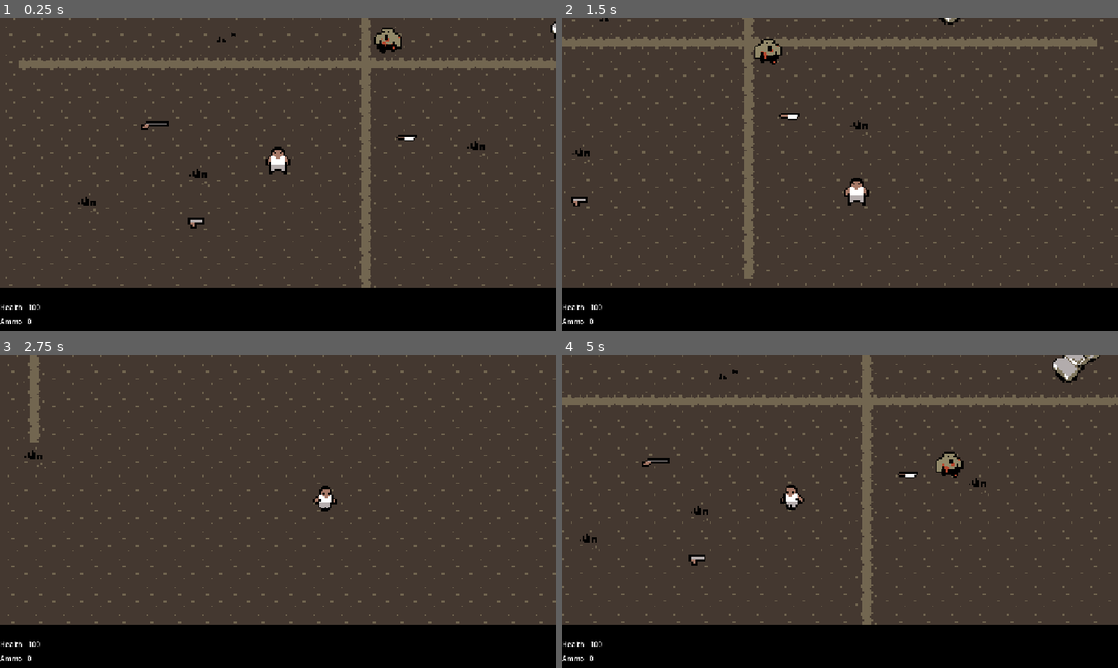
Above: before the commit, frames 1-4 (two rows, left to right).
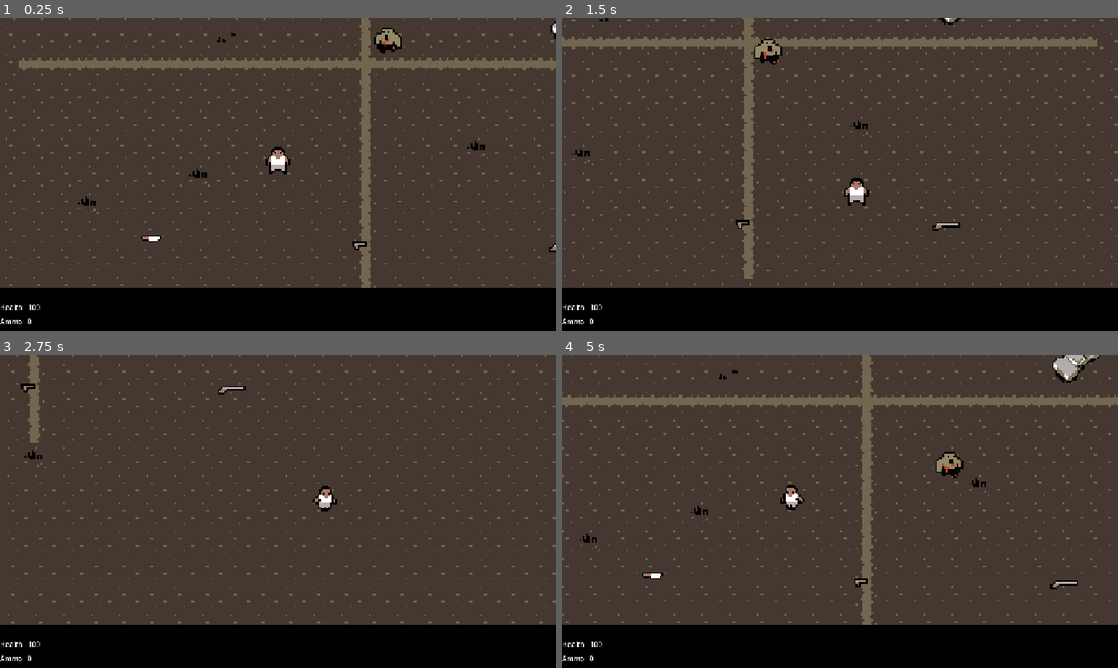
Above: after the commit, the same moments.

Repository: AmosMaddux/RogueZombies
Game: Godot game, scene res://scenes/main.tscn
The game is run twice, just before and just after one commit, with the same random seed, the same clock (stepped at 60 frames per second) and the same inputs.
Inputs (mouse positions are in pixels of both pictures, inside the frame that each line leads up to):
- Up to frame 1 (0.25 s): no input
- Up to frame 2 (1.5 s): move the mouse to (962, 158) at 0.52 s; hold D (walk_right) 0.53-1.28 s; click (962, 158) at 0.6 s; tap E (next_weapon) at 0.8, 1.35 s; move the mouse to (728, 190) at 1.27 s; hold S (walk_down) from 1.28 s (still down)
- Up to frame 3 (2.75 s): tap Q (previous_weapon) at 1.55, 2.1 s; move the mouse to (333, 442) at 2.02 s; release S (walk_down) at 2.03 s; hold D (walk_right) from 2.03 s (still down); click (333, 442) at 2.3 s
- Up to frame 4 (5 s): move the mouse to (812, 574) at 2.77 s; release D (walk_right) at 2.78 s; hold W (walk_up) 2.78-3.53 s; click (812, 574) at 2.85 s; tap E (next_weapon) at 3.05, 3.6 s; move the mouse to (1006, 558) at 3.52 s; hold A (walk_left) from 3.53 s (still down); tap Q (previous_weapon) at 3.8, 4.35 s; move the mouse to (673, 464) at 4.27 s; click (673, 464) at 4.55 s

The runs differ from the first frame. In frame 1, 0.4% of the frame differs, in the area x 25-100%, y 32-75%; in frame 2, 0.3%; in frame 3, 0.1%; in frame 4, 0.5%, in the area x 14-93%, y 32-75%.

Commit message:
Last Sync: 2026-03-20 11:05 (Mobile)

Diff:
--- a/scenes/main.tscn
+++ b/scenes/main.tscn
@@ -2,11 +2,9 @@
 
 [ext_resource type="PackedScene" uid="uid://bgg0mdoo0bucx" path="res://scenes/terrain.tscn" id="1_0wfyh"]
 [ext_resource type="PackedScene" uid="uid://bj0ykvpfbgkm7" path="res://scenes/player.tscn" id="2_sugp2"]
-[ext_resource type="PackedScene" uid="uid://dg8ujyj2k82h0" path="res://scenes/knife.tscn" id="3_sugp2"]
 [ext_resource type="PackedScene" uid="uid://cv5r7nxxjb670" path="res://scenes/enemy.tscn" id="4_jyhfs"]
-[ext_resource type="PackedScene" uid="uid://kt1cf4t4y4qx" path="res://scenes/pistol.tscn" id="5_tbgi4"]
-[ext_resource type="PackedScene" uid="uid://cnbh7p1fg7kev" path="res://scenes/shotgun.tscn" id="6_o6xl0"]
 [ext_resource type="PackedScene" uid="uid://m1uii5wbwtp" path="res://scenes/hud.tscn" id="6_tefeu"]
+[ext_resource type="PackedScene" uid="uid://d3s5rlr588dau" path="res://scenes/weapon_pickup.tscn" id="7_tipki"]
 
 [node name="Main" type="Node2D" unique_id=112989706]
 
@@ -19,13 +17,16 @@
 unique_name_in_owner = true
 position = Vector2(149, 136)
 
-[node name="knife" parent="Terrain" unique_id=1909007110 instance=ExtResource("3_sugp2")]
-position = Vector2(223, 115)
+[node name="WeaponPickup" parent="Terrain" unique_id=1100691937 instance=ExtResource("7_tipki")]
+position = Vector2(196, 177)
+is_pistol = true
 
-[node name="Pistol" parent="Terrain" unique_id=143596898 instance=ExtResource("5_tbgi4")]
-position = Vector2(102, 164)
+[node name="WeaponPickup2" parent="Terrain" unique_id=919033611 instance=ExtResource("7_tipki")]
+position = Vector2(76, 173)
+is_knife = true
 
-[node name="shotgun" parent="Terrain" unique_id=2017451274 instance=ExtResource("6_o6xl0")]
-position = Vector2(78, 108)
+[node name="WeaponPickup3" parent="Terrain" unique_id=35493233 instance=ExtResource("7_tipki")]
+position = Vector2(313, 178)
+is_shotgun = true
 
 [node name="HUD" parent="." unique_id=1773076948 instance=ExtResource("6_tefeu")]
--- a/scenes/player.tscn
+++ b/scenes/player.tscn
@@ -7,8 +7,10 @@
 [ext_resource type="Texture2D" uid="uid://c3261c1daa41a" path="res://Zombie Apocalypse Tileset/Zombie Apocalypse Tileset/Organized separated sprites/Player Character Walking Animation Frames/Zombie-Tileset---_0483_Capa-484.png" id="2_y4r1p"]
 [ext_resource type="Texture2D" uid="uid://bfjlvlpna7yps" path="res://Zombie Apocalypse Tileset/Zombie Apocalypse Tileset/Organized separated sprites/Damaged Player Animation Frames/Zombie-Tileset---_0486_Capa-487.png" id="3_4r5pv"]
 [ext_resource type="Texture2D" uid="uid://b6178l6jqkcw0" path="res://Zombie Apocalypse Tileset/Zombie Apocalypse Tileset/Organized separated sprites/Player Character Walking Animation Frames/Zombie-Tileset---_0484_Capa-485.png" id="3_d2wvv"]
+[ext_resource type="PackedScene" uid="uid://kt1cf4t4y4qx" path="res://scenes/pistol.tscn" id="3_i4ail"]
 [ext_resource type="Texture2D" uid="uid://j02qymyeokri" path="res://Zombie Apocalypse Tileset/Zombie Apocalypse Tileset/Organized separated sprites/Player Character Walking Animation Frames/Zombie-Tileset---_0479_Capa-480.png" id="4_3v2ag"]
 [ext_resource type="Texture2D" uid="uid://co5colcexfyfb" path="res://Zombie Apocalypse Tileset/Zombie Apocalypse Tileset/Organized separated sprites/Damaged Player Animation Frames/Zombie-Tileset---_0487_Capa-488.png" id="4_60mlk"]
+[ext_resource type="PackedScene" uid="uid://dg8ujyj2k82h0" path="res://scenes/knife.tscn" id="4_a38lo"]
 [ext_resource type="Texture2D" uid="uid://drmmthjysasn0" path="res://Zombie Apocalypse Tileset/Zombie Apocalypse Tileset/Organized separated sprites/Blood Animation Frames/Zombie-Tileset---_0379_Capa-380.png" id="5_i4ail"]
 [ext_resource type="Texture2D" uid="uid://d20rk2noveh2q" path="res://Zombie Apocalypse Tileset/Zombie Apocalypse Tileset/Organized separated sprites/Player Character Walking Animation Frames/Zombie-Tileset---_0480_Capa-481.png" id="5_jej6c"]
 [ext_resource type="Texture2D" uid="uid://bvmaucelt0k2t" path="res://Zombie Apocalypse Tileset/Zombie Apocalypse Tileset/Organized separated sprites/Blood Animation Frames/Zombie-Tileset---_0380_Capa-381.png" id="6_a38lo"]
@@ -155,6 +157,8 @@
 motion_mode = 1
 script = ExtResource("1_y4r1p")
 shotgun_scene = ExtResource("2_4r5pv")
+pistol_scene = ExtResource("3_i4ail")
+knife_scene = ExtResource("4_a38lo")
 
 [node name="Visuals" type="Node2D" parent="." unique_id=1407934232]
 
--- a/scenes/shotgun.tscn
+++ b/scenes/shotgun.tscn
@@ -10,7 +10,6 @@
 
 [node name="shotgun" type="Area2D" unique_id=2017451274]
 script = ExtResource("1_gnj2g")
-my_blueprint = null
 bullet_scene = ExtResource("2_1ya1i")
 fire_fx = ExtResource("3_w47vr")
 
--- /dev/null
+++ b/scenes/weapon_pickup.tscn
@@ -0,0 +1,30 @@
+[gd_scene format=3 uid="uid://d3s5rlr588dau"]
+
+[ext_resource type="Script" uid="uid://cx1uka8mabcr0" path="res://scripts/weapon_pickup.gd" id="1_aoepw"]
+[ext_resource type="Texture2D" uid="uid://cq18m13q8uqr1" path="res://Zombie Apocalypse Tileset/Zombie Apocalypse Tileset/Organized separated sprites/Pickable Items and Weapons/Zombie-Tileset---_0331_Capa-332.png" id="2_bt436"]
+[ext_resource type="Texture2D" uid="uid://bj4hsbf1x7qid" path="res://Zombie Apocalypse Tileset/Zombie Apocalypse Tileset/Organized separated sprites/Pickable Items and Weapons/Zombie-Tileset---_0334_Capa-335.png" id="3_setew"]
+[ext_resource type="Texture2D" uid="uid://cc6l1ck3ximc7" path="res://Zombie Apocalypse Tileset/Zombie Apocalypse Tileset/Organized separated sprites/Pickable Items and Weapons/Zombie-Tileset---_0337_Capa-338.png" id="4_nyn51"]
+
+[sub_resource type="RectangleShape2D" id="RectangleShape2D_jld4d"]
+size = Vector2(20, 9)
+
+[node name="WeaponPickup" type="Area2D" unique_id=1100691937]
+script = ExtResource("1_aoepw")
+
+[node name="ShotgunSprite" type="Sprite2D" parent="." unique_id=553470832]
+visible = false
+texture = ExtResource("2_bt436")
+
+[node name="PistolSprite" type="Sprite2D" parent="." unique_id=276694343]
+visible = false
+texture = ExtResource("3_setew")
+
+[node name="KnifeSprite" type="Sprite2D" parent="." unique_id=1700757789]
+visible = false
+texture = ExtResource("4_nyn51")
+
+[node name="CollisionShape2D" type="CollisionShape2D" parent="." unique_id=1558494854]
+position = Vector2(0, -0.5)
+shape = SubResource("RectangleShape2D_jld4d")
+
+[connection signal="body_entered" from="." to="." method="_on_body_entered"]
--- a/scripts/knife.gd
+++ b/scripts/knife.gd
@@ -3,7 +3,6 @@
 
 #Vars
 var targets_hit = []
-var is_equipped = false
 @export var damage_amount := 50
 var is_attacking = false
 
@@ -42,19 +41,8 @@
 			tween.tween_interval(0.1)
 			tween.tween_callback(func(): is_attacking = false)
 
-func _on_body_entered(body: Node2D) -> void:
-	print("Knife triggered!")
-	if body.is_in_group("player") and not is_equipped:
-		print("Player entered")
-		equip_to_player(body)
 
 func equip_to_player(player: CharacterBody2D):
-	is_equipped = true
-	player.collect_weapon(self)
-
-	#Disable collision so it doesn't collide while holding
-	$CollisionShape2D.set_deferred("disabled", true)
-
 	#Add knife to weapon slot in player and remove from main scene
 	var slot = player.get_node("WeaponPivot/WeaponSlot")
 	get_parent().remove_child(self)
--- a/scripts/pistol.gd
+++ b/scripts/pistol.gd
@@ -2,7 +2,6 @@
 class_name Pistol
 
 #Vars
-var is_equipped = false
 var is_attacking = false
 @export var attack_timeout := 0.1
 @export var max_ammo := 8
@@ -49,19 +48,8 @@
 	current_ammo = max_ammo
 	GameEvents.player_ammo_changed.emit(current_ammo)
 
-func _on_body_entered(body: Node2D) -> void:
-	print("Pistol riggered!")
-	if body.is_in_group("player") and not is_equipped:
-		print("Player entered")
-		equip_to_player(body)
 
 func equip_to_player(player: CharacterBody2D):
-	is_equipped = true
-	player.collect_weapon(self)
-
-	#Disable collision so it doesn't collide while holding
-	$CollisionShape2D.set_deferred("disabled", true)
-
 	#Add knife to weapon slot in player and remove from main scene
 	var slot = player.get_node("WeaponPivot/WeaponSlot")
 	get_parent().remove_child(self)
--- a/scripts/player.gd
+++ b/scripts/player.gd
@@ -30,7 +30,8 @@
 var shotgun_equipped := false
 
 @export var shotgun_scene: PackedScene
-
+@export var pistol_scene: PackedScene
+@export var knife_scene: PackedScene
 
 func take_damage(damage_amount: int):
 	health -= damage_amount
@@ -69,6 +70,13 @@
 	#Add weapon to list
 	if name == "Shotgun":
 		held_weapons.append(shotgun_scene)
+	elif name == "Pistol":
+		held_weapons.append(pistol_scene)
+	elif name == "Knife":
+		held_weapons.append(knife_scene)
+	else:
+		print("Weapon name not valid. Cannot equip!")
+
 
 	#Automatically Equip
 	current_weapon_index = held_weapons.size() - 1
@@ -82,6 +90,9 @@
 	#Must reset if wraps around backwards
 	if current_weapon_index < 0:
 		current_weapon_index = held_weapons.size() - 1
+
+	print("Current_weapon_index: {current_weapon_index}")
+	print("Weapon at index: {held_weapons[current_weapon_index]}")
 
 	equip_weapon(current_weapon_index)
 
@@ -135,7 +146,7 @@
 func attack():
 	if Input.is_action_just_pressed("attack"):
 		#Call the weapon's attack function
-		var current_weapon = weapon_slot.get_child(0) if weapon_pivot.get_child_count() > 0 else null
+		var current_weapon = weapon_slot.get_child(0) if weapon_slot.get_child_count() > 0 else null
 		if current_weapon != null:
 			current_weapon.attack(weapon_slot)
 
--- a/scripts/shotgun.gd
+++ b/scripts/shotgun.gd
@@ -2,7 +2,6 @@
 class_name Shotgun
 
 #Vars
-var is_equipped = false
 var is_attacking = false
 @export var attack_timeout := 0.5
 @export var max_ammo := 2
@@ -19,12 +18,6 @@
 
 func _ready() -> void:
 	current_ammo = max_ammo
-
-func _on_body_entered(body: Node2D) -> void:
-	print("Shotgun triggered!")
-	if body.is_in_group("player") and not is_equipped:
-		print("Player entered")
-		equip_to_player(body)
 
 
 func attack(origin: Marker2D):
@@ -63,13 +56,7 @@
 
 
 func equip_to_player(player: CharacterBody2D):
-	is_equipped = true
-	player.collect_weapon("Shotgun")
-
-	#Disable collision so it doesn't collide while holding
-	$CollisionShape2D.set_deferred("disabled", true)
-
-	#Add knife to weapon slot in player and remove from main scene
+	#Add shotgun to weapon slot in player and remove from main scene
 	var slot = player.get_node("WeaponPivot/WeaponSlot")
 	get_parent().remove_child(self)
 	slot.add_child(self)
--- /dev/null
+++ b/scripts/weapon_pickup.gd
@@ -0,0 +1,46 @@
+extends Area2D
+
+#Child Nodes
+@onready var shotgun_sprite: Sprite2D = $ShotgunSprite
+@onready var pistol_sprite: Sprite2D = $PistolSprite
+@onready var knife_sprite: Sprite2D = $KnifeSprite
+
+@onready var collision_shape_2d: CollisionShape2D = $CollisionShape2D
+
+#Other Nodes
+@onready var player: Player = %Player
+
+#Set up vars
+@export var is_knife := false
+@export var is_pistol := false
+@export var is_shotgun := false
+
+var weapon_name := ""
+
+var is_equipped := false
+
+# Called when the node enters the scene tree for the first time.
+func _ready() -> void:
+
+	#Set up the weapon pick up depending on what weapon it is
+	if is_knife:
+		weapon_name = "Knife"
+		knife_sprite.visible = true
+	elif is_pistol:
+		weapon_name = "Pistol"
+		pistol_sprite.visible = true
+	elif is_shotgun:
+		weapon_name = "Shotgun"
+		shotgun_sprite.visible = true
+
+func equip_to_player():
+	print("Equipping...")
+	player.collect_weapon(weapon_name)
+	queue_free()
+
+
+func _on_body_entered(body: Node2D) -> void:
+	if body.is_in_group("player") and not is_equipped:
+		is_equipped = true
+		print("Triggered by player!")
+		call_deferred("equip_to_player")
Not shown, added: scripts/weapon_pickup.gd.uid
